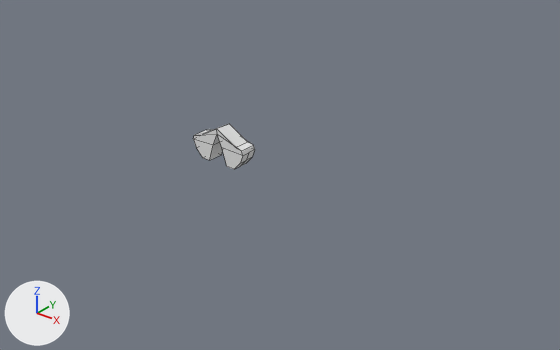
A saved change to the Blender file obstacle2.blend.
Camera for both pictures: a camera (50 mm lens) standing at (54.6, -58.2, 36.7) and looking at (5.9, 2.7, -1.1). The axes (+X, +Y, +Z) are drawn at lower left. The lights are the same throughout. Mesh edges are drawn as thin lines.

The older version as bpy lines, for what is in view:
```python
me_cube = bpy.data.meshes.new('Cube')
me_cube.from_pydata(...)  # 42 vertices, 34 faces; spans x -3.72..3.72, y -1.0..1.0, z -0.03..4.14
me_cube.materials.append(mat_material)  # its picture is missing
ob_cube = bpy.data.objects.new('Cube', me_cube)
ob_cube.location = (0.0, 0.0, 0.0)
```
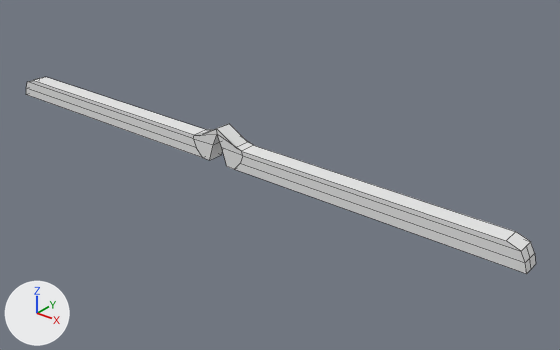
Where the change shows, as pixel boxes (x1, y1, x2, y2) in the pictures (560 x 350 px):
'Cube', reshaped (711% wider, 330% taller): before (193, 124, 255, 169); after (26, 77, 536, 274)
part 1 of me_cube, built on: before (235, 146, 255, 169); after (26, 77, 536, 274)

What changed in the scene script:
```text
Change me_cube:
    used by ob_cube; location = (0.0, 0.0, 0.0)
    remove me_cube.from_pydata(...)  # 42 vertices, 34 faces; spans x -3.72..3.72, y -1.0..1.0, z -0.03..4.14
    add me_cube.from_pydata(...)  # 60 vertices, 52 faces; spans x -35.95..35.95, y -1.0..1.0, z -0.03..4.14
    me_cube part 1
    4 vertices are removed from x -3.72..3.72, y 0.0, z 0.97..1.97
    10 faces are deleted
    22 vertices are added at x -35.95..35.95, y -1.0..1.0, z -0.03..2.46
    28 new faces join them
```
